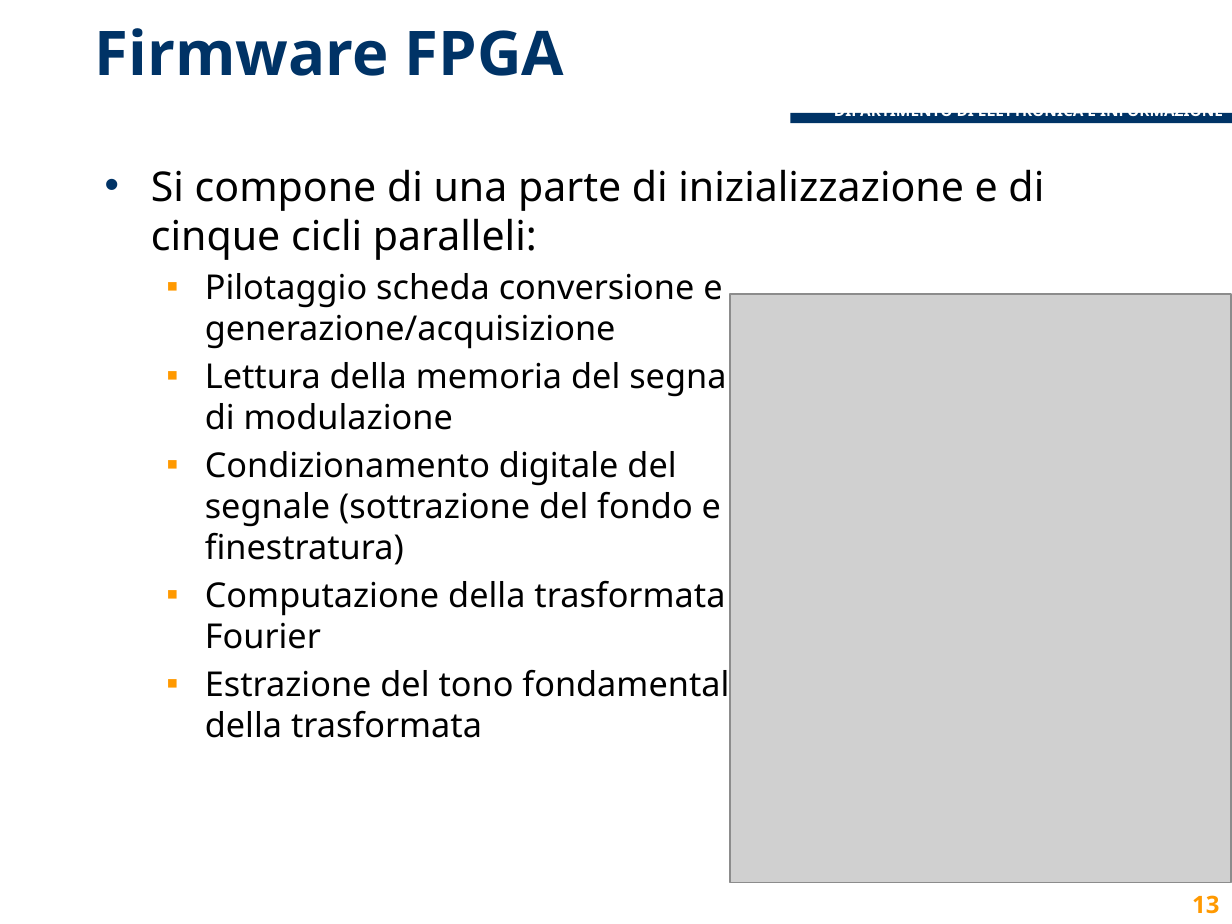
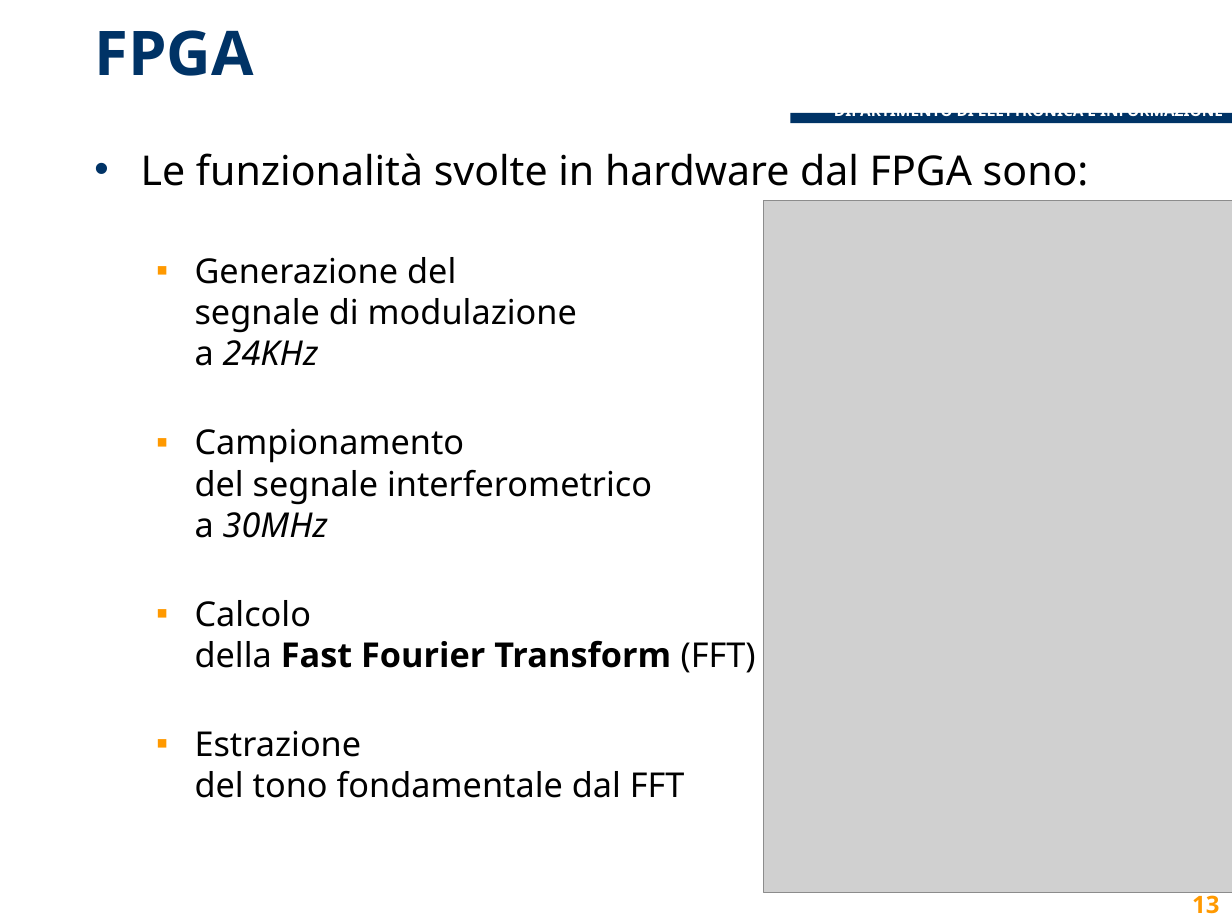
Before and after one commit to lcavagnispolimi/thesis_latex, a slide deck: slide 13 of presentazione_discussione.pptx. Drawn at 1232x924 pixels with LibreOffice and Linux fonts; fonts in the diff are those of the drawing; grey boxes stand for pictures; background and template pictures are left out. Boxes give left, top, right and bottom in pixels: in the first picture for what was removed or moved away, otherwise in the second. Text is boxed around its words. In the diff, an @@ line names an element or a change of style, - is before the commit and + after.

Commit message:
sistemata parte su arch sw

```diff
--- a/presentazione_discussione.pptx
+++ b/presentazione_discussione.pptx
@@ title at (94,30,254,76): text changed @@
-Firmware FPGA
+FPGA
@@ text at (141,153,1089,798): text changed @@
-• Si compone di una parte di inizializzazione e di cinque cicli paralleli:
-  ▪ Pilotaggio scheda conversione e
-    generazione/acquisizione
-  ▪ Lettura della memoria del segnale
-    di modulazione
-  ▪ Condizionamento digitale del
-    segnale (sottrazione del fondo e
-    finestratura)
-  ▪ Computazione della trasformata di
-    Fourier
-  ▪ Estrazione del tono fondamentale
-    della trasformata
+• Le funzionalità svolte in hardware dal FPGA sono:
+  ▪ Generazione del
+    segnale di modulazione
+    a 24KHz
+  ▪ Campionamento
+    del segnale interferometrico
+    a 30MHz
+  ▪ Calcolo
+    della Fast Fourier Transform (FFT)
+  ▪ Estrazione
+    del tono fondamentale dal FFT
@@ picture: place and size @@
-picture at (731,294,1232,883)
+picture at (764,201,1232,893)
```
Also in this commit, not shown: 7 other slides changed, 4 slides added, 3 slides removed.
